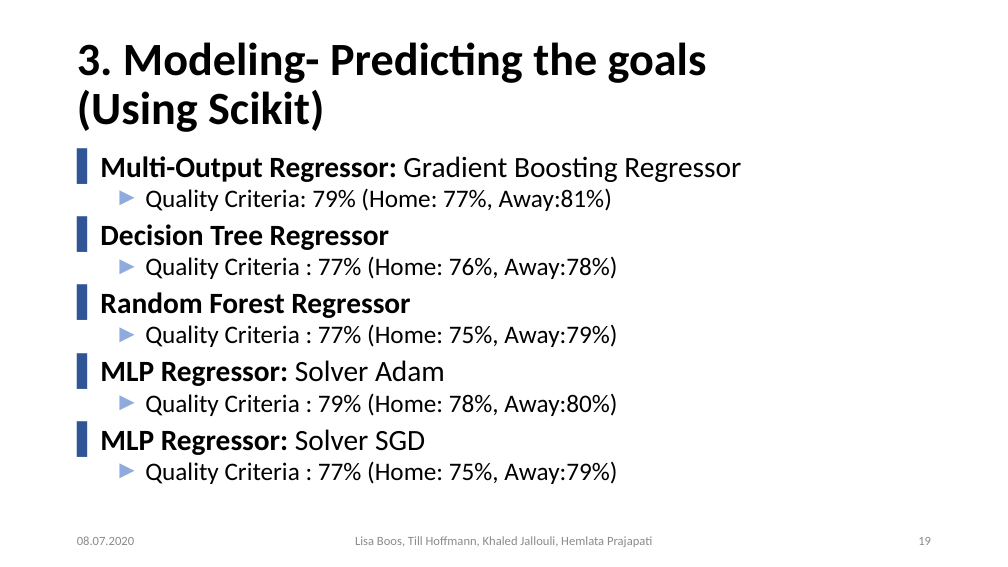
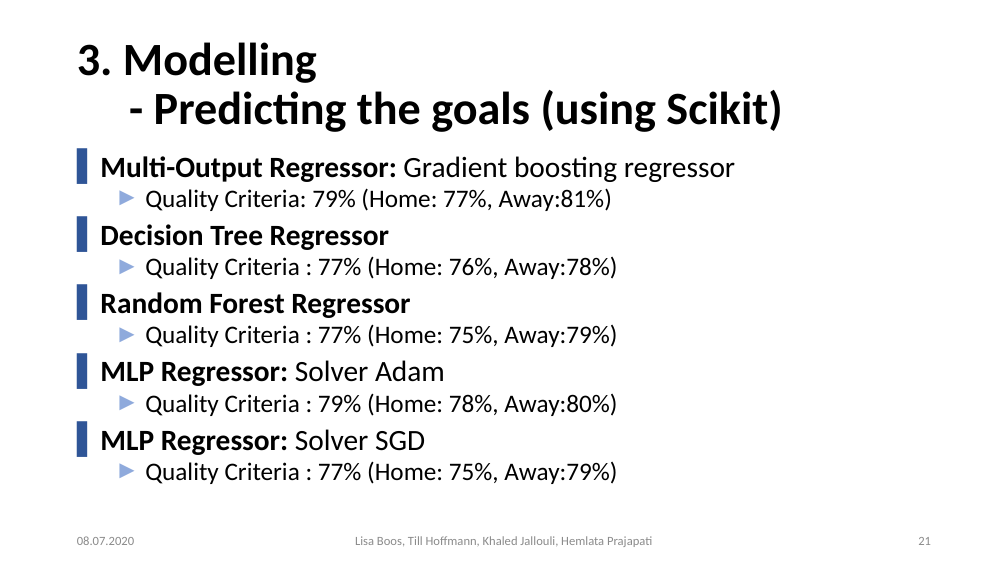
Before and after one commit to Khaledjallouli/project, a slide deck: slide 21 of Daily/sprint9/Final_Presentation_Phase_I.pptx (slide 19 before the commit). Drawn at 1008x567 pixels with LibreOffice and Linux fonts; fonts in the diff are those of the drawing; background and template pictures are left out. Boxes give left, top, right and bottom in pixels: in the first picture for what was removed or moved away, otherwise in the second. Text is boxed around its words. In the diff, an @@ line names an element or a change of style, - is before the commit and + after.

```diff
--- a/Daily/sprint9/Final_Presentation_Phase_I.pptx
+++ b/Daily/sprint9/Final_Presentation_Phase_I.pptx
@@ title at (77,42,782,132): text changed @@
-3. Modeling- Predicting the goals
-(Using Scikit)
+3. Modelling
+- Predicting the goals (using Scikit)
@@ text at (100,156,735,182): text changed @@
-▌ Multi-Output Regressor: Gradient Boosting Regressor
+▌ Multi-Output Regressor: Gradient boosting regressor
@@ page number at (918,537,931,545): text changed @@
-19
+21
```
Also in this commit, not shown: 18 other slides changed, 2 slides added.
